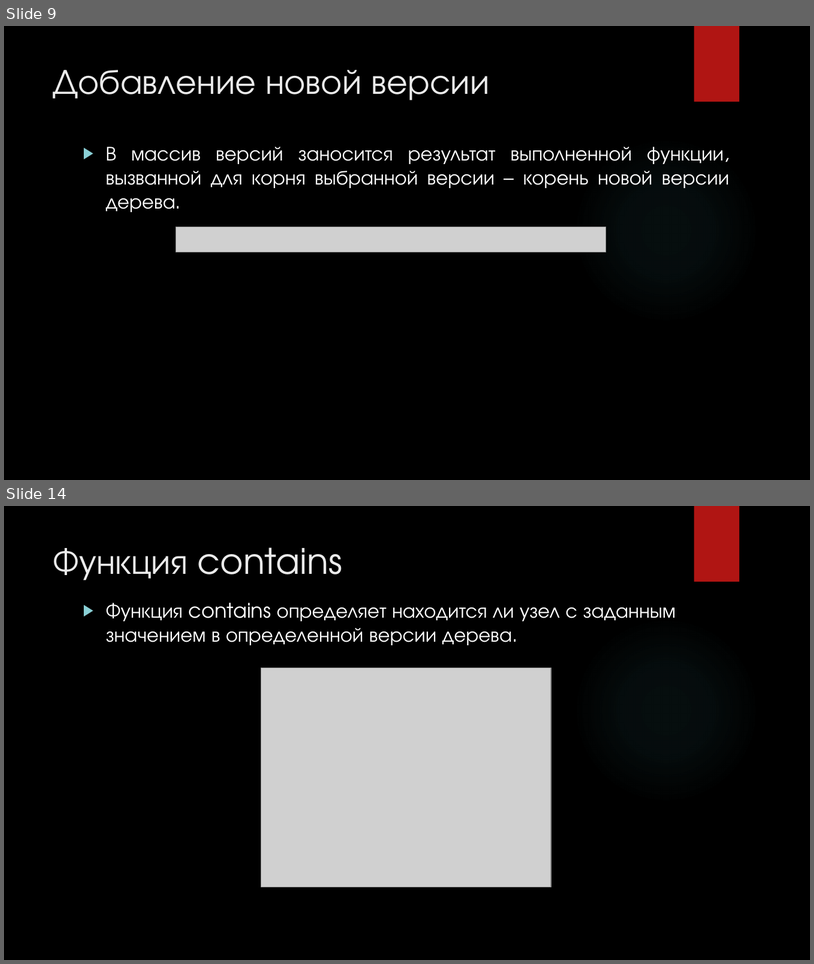
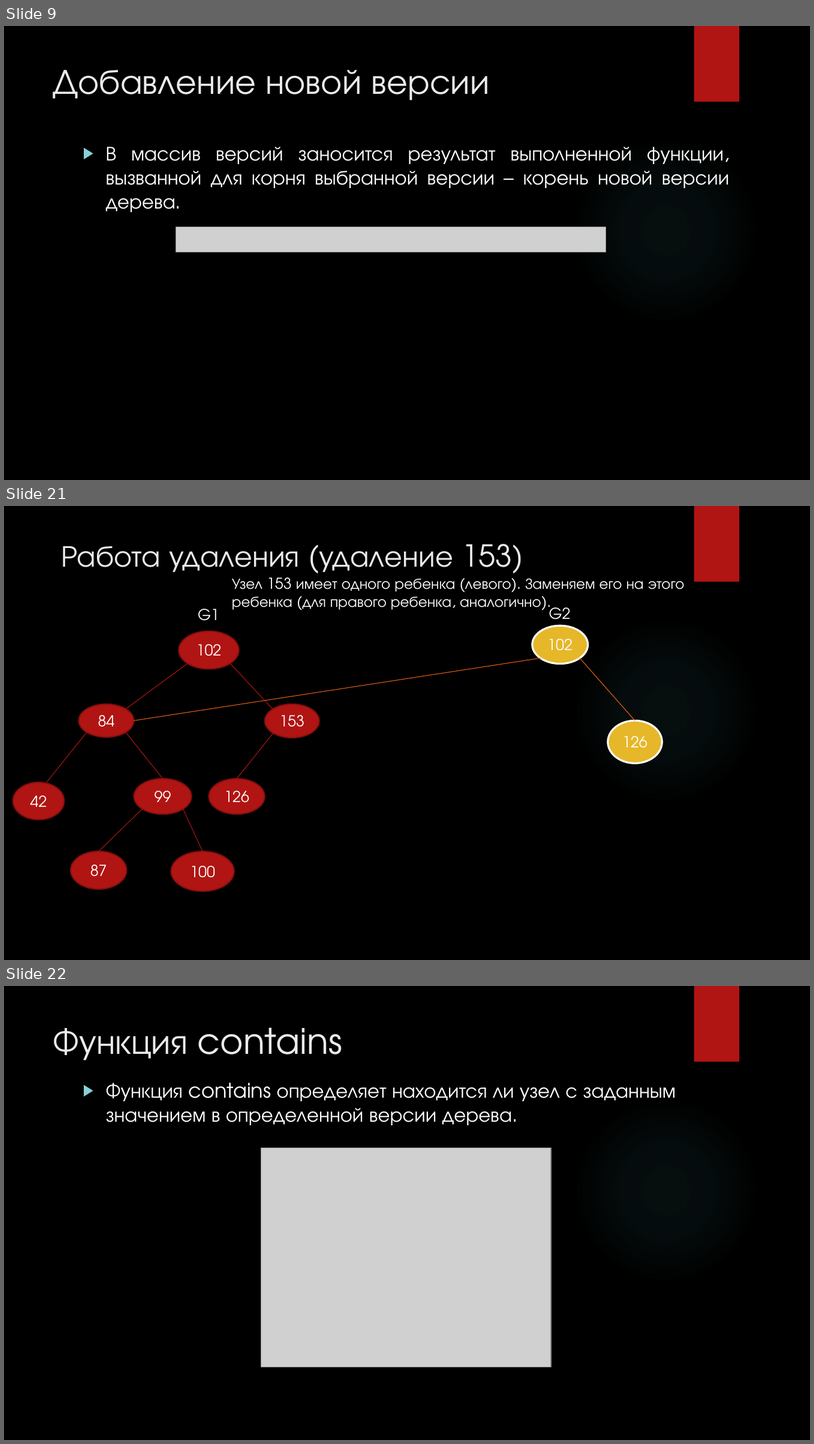
Before and after one commit to bavad/Persistent-BinST, a slide deck: Персистентное дерево поиска.pptx. Shown one above the other, each under a label of ours: slides 9 and 14 before the commit, slides 9, 21 and 22 after it; the slides between them are not shown. The pictures are 814x964 and 814x1444 pixels, drawn with LibreOffice and Linux fonts; fonts in the diff are those of the drawing; grey boxes stand for pictures; background and template pictures are left out. Boxes give left, top, right and bottom in pixels: in the first picture for what was removed or moved away, otherwise in the second. Text is boxed around its words. In the diff, an @@ line names an element or a change of style, - is before the commit and + after.

```diff
--- a/Персистентное дерево поиска.pptx
+++ b/Персистентное дерево поиска.pptx
@@ slide 21 added at (x1=4, y1=506, x2=810, y2=960), background picture (left out); not listed: 2 template elements that a slide beside it also shows @@
@@ text added at (x1=61, y1=544, x2=524, y2=582), 36 pt, text #EBEBEB @@
+Работа удаления (удаление 153)
@@ text added at (x1=232, y1=577, x2=685, y2=610), 18 pt, text #FFFFFF @@
+Узел 153 имеет одного ребенка (левого). Заменяем его на этого ребенка (для правого ребенка, аналогично).
@@ text added at (x1=198, y1=609, x2=219, y2=621), 18 pt, text #FFFFFF @@
+G1
@@ text added at (x1=549, y1=605, x2=571, y2=626), 18 pt, text #FFFFFF @@
+G2
@@ ellipse added at (x1=179, y1=631, x2=239, y2=669), fill #B01513, outline #82100E 1.5 pt, 18 pt, text #FFFFFF @@
+102
@@ ellipse added at (x1=533, y1=626, x2=588, y2=664), fill #E6B729, outline #FFFFFF 2.25 pt, 18 pt, text #FFFFFF @@
+102
@@ line added from (188, 663) to (126, 709), #B01513 0.75 pt @@
@@ line added from (540, 658) to (134, 721), #EA6312 0.75 pt @@
@@ line added from (230, 663) to (273, 709), #B01513 0.75 pt @@
@@ line added from (580, 658) to (636, 721), #EA6312 0.75 pt @@
@@ ellipse added at (x1=78, y1=704, x2=134, y2=737), fill #B01513, outline #82100E 1.5 pt, 18 pt, text #FFFFFF @@
+84
@@ ellipse added at (x1=265, y1=704, x2=319, y2=738), fill #B01513, outline #82100E 1.5 pt, 18 pt, text #FFFFFF @@
+153
@@ ellipse added at (x1=608, y1=721, x2=663, y2=763), fill #E6B729, outline #FFFFFF 2.25 pt, 18 pt, text #FFFFFF @@
+126
@@ line added from (87, 732) to (47, 782), #B01513 0.75 pt @@
@@ line added from (126, 732) to (163, 778), #B01513 0.75 pt @@
@@ line added from (279, 726) to (237, 778), #B01513 0.75 pt @@
@@ ellipse added at (x1=13, y1=782, x2=65, y2=819), fill #B01513, outline #82100E 1.5 pt, 18 pt, text #FFFFFF @@
+42
@@ ellipse added at (x1=134, y1=778, x2=192, y2=814), fill #B01513, outline #82100E 1.5 pt, 18 pt, text #FFFFFF @@
+99
@@ ellipse added at (x1=209, y1=778, x2=266, y2=814), fill #B01513, outline #82100E 1.5 pt, 18 pt, text #FFFFFF @@
+126
@@ line added from (143, 808) to (99, 851), #B01513 0.75 pt @@
@@ line added from (183, 808) to (203, 852), #B01513 0.75 pt @@
@@ ellipse added at (x1=71, y1=851, x2=127, y2=888), fill #B01513, outline #82100E 1.5 pt, 18 pt, text #FFFFFF @@
+87
@@ ellipse added at (x1=171, y1=852, x2=234, y2=891), fill #B01513, outline #82100E 1.5 pt, 18 pt, text #FFFFFF @@
+100
@@ what was slide 14 is now slide 22 @@
```
Also in this commit, not shown: 6 slides changed, 7 other slides added, 1 other file.
